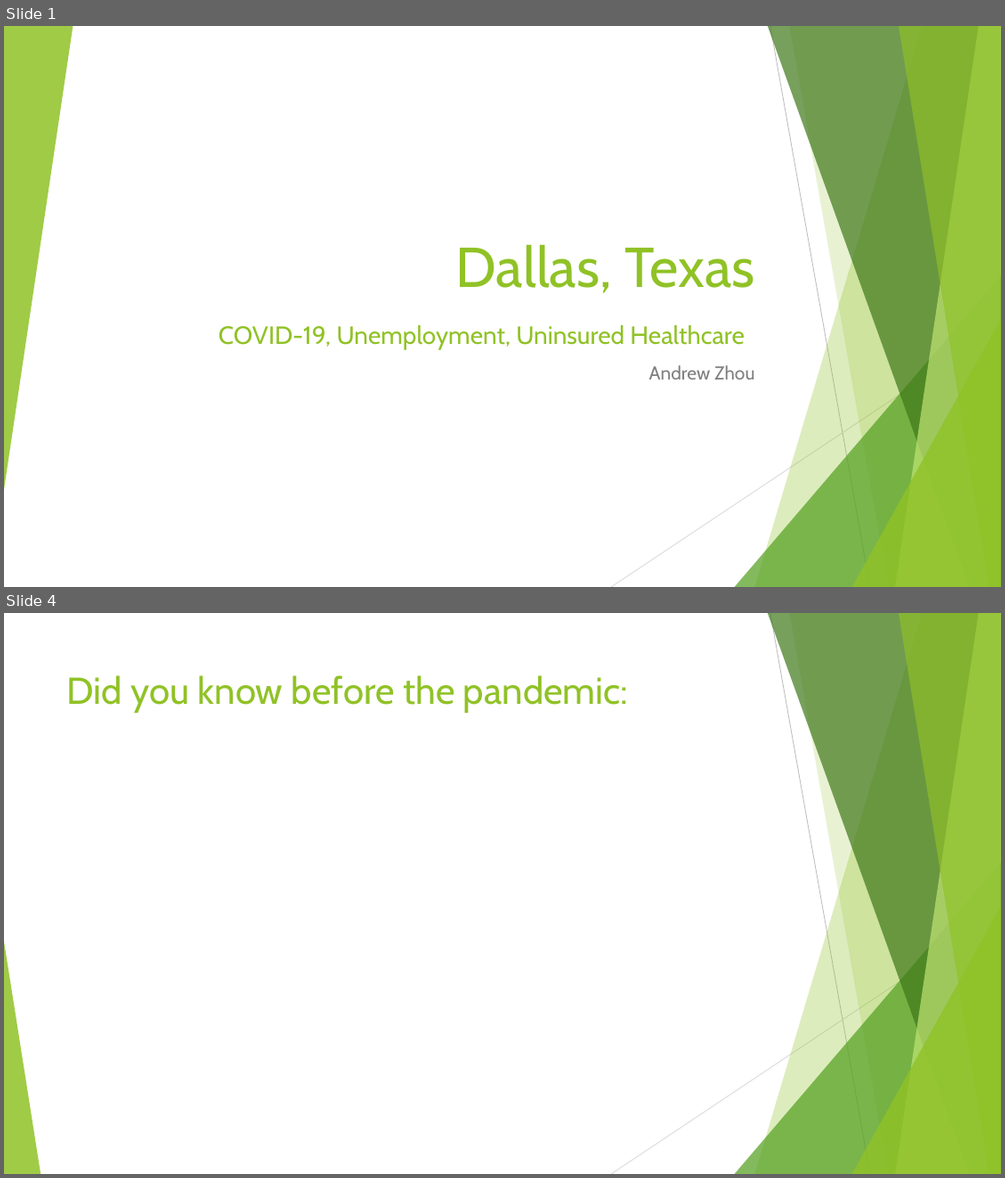
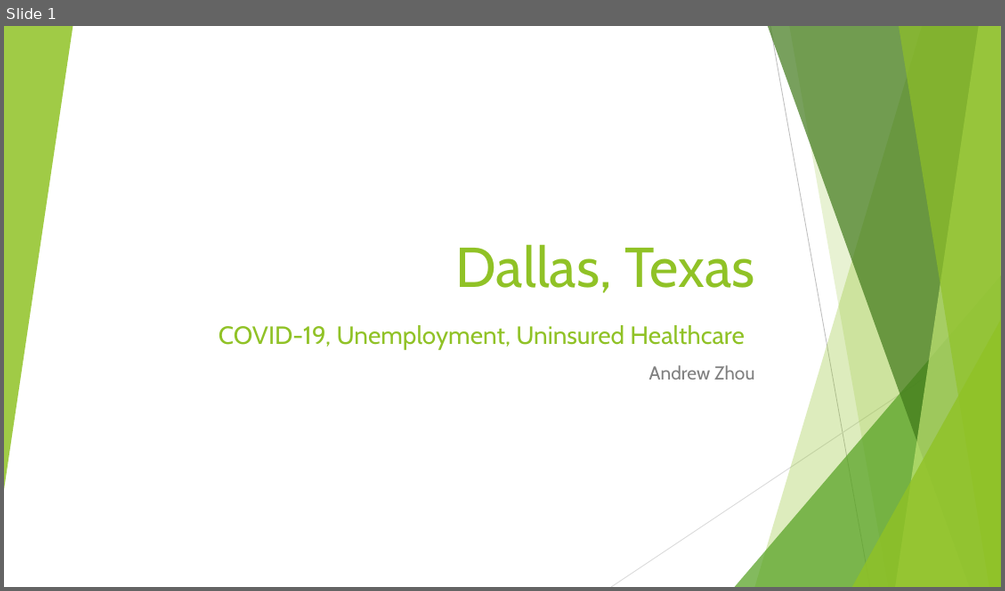
Before and after one commit to azhou5211/hcde_project, a slide deck: A6/Presentation.pptx. Shown one above the other, each under a label of ours: slides 1 and 4 before the commit, slide 1 after it; the slides between them are not shown. The pictures are 1005x1178 and 1005x591 pixels, drawn with LibreOffice and Linux fonts; fonts in the diff are those of the drawing. Boxes give left, top, right and bottom in pixels: in the first picture for what was removed or moved away, otherwise in the second. Text is boxed around its words. In the diff, an @@ line names an element or a change of style, - is before the commit and + after.

```diff
--- a/A6/Presentation.pptx
+++ b/A6/Presentation.pptx
@@ slide 4 removed at [4, 613, 1001, 1174], background #FFFFFF; not listed: 9 template elements that a slide beside it also shows @@
@@ title removed at [67, 675, 628, 713] @@
-Did you know before the pandemic:
@@ triangle removed at [4, 941, 40, 1174] @@
```
Also in this commit, not shown: 2 slides changed, 9 slides added, 8 other slides removed, 3 other files.
